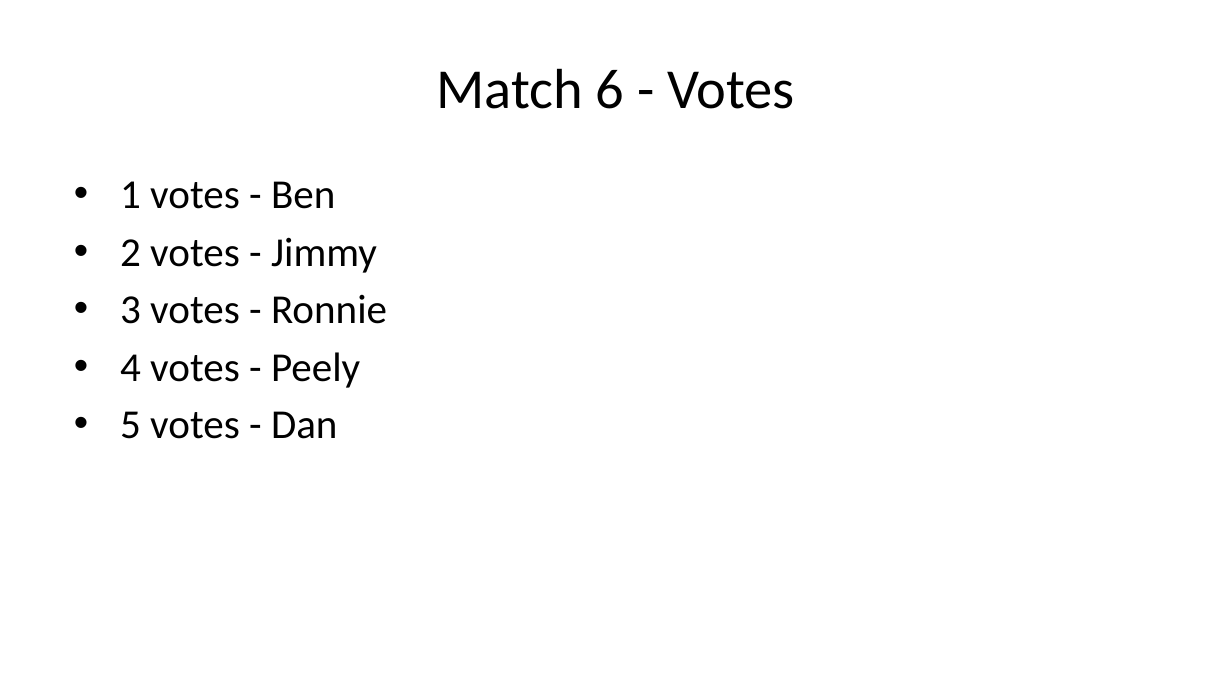
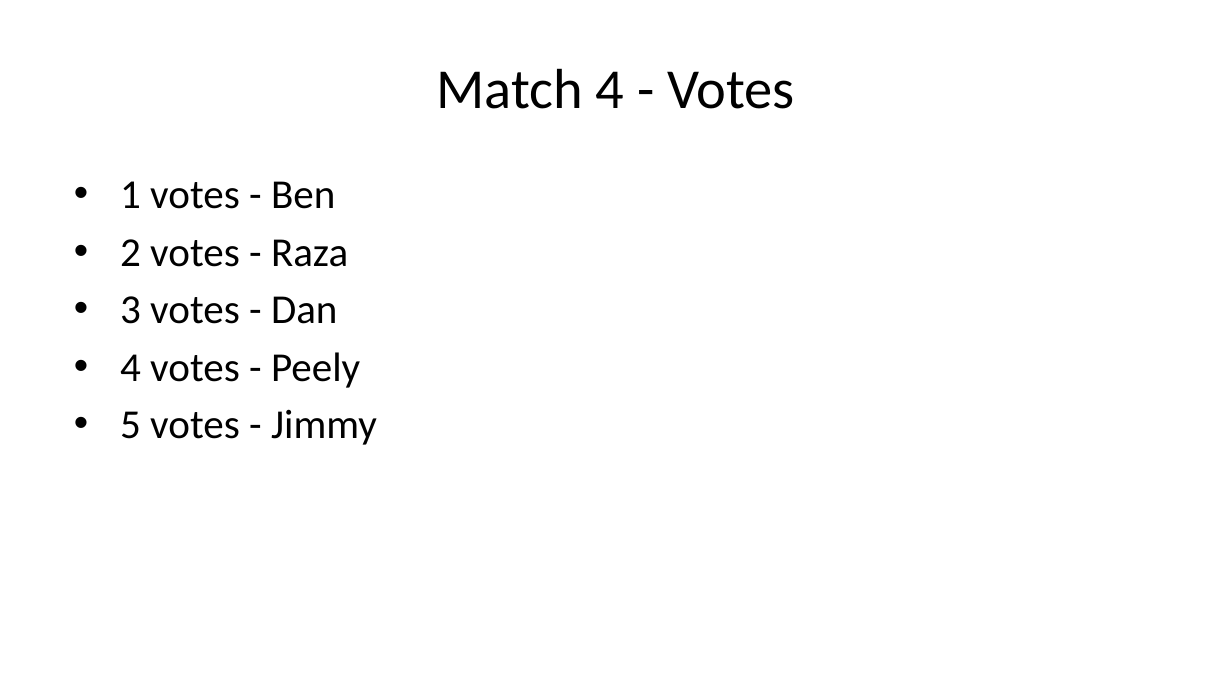
Before and after one commit to jimmyday12/nutty-cuckoo-super-kings, a slide deck: slide 17 of docs/presentations/s6-spring-2021/preso-s6-spring-2021.pptx (slide 23 before the commit). Drawn at 1232x693 pixels with LibreOffice and Linux fonts; fonts in the diff are those of the drawing. Boxes give left, top, right and bottom in pixels: in the first picture for what was removed or moved away, otherwise in the second. Text is boxed around its words. In the diff, an @@ line names an element or a change of style, - is before the commit and + after.

```diff
--- a/docs/presentations/s6-spring-2021/preso-s6-spring-2021.pptx
+++ b/docs/presentations/s6-spring-2021/preso-s6-spring-2021.pptx
@@ title at bbox=[437, 68, 795, 109]: text changed @@
-Match 6 - Votes
+Match 4 - Votes
@@ text at bbox=[120, 239, 348, 324]: text changed @@
-• 2 votes - Jimmy
-• 3 votes - Ronnie
+• 2 votes - Raza
+• 3 votes - Dan
@@ text at bbox=[120, 409, 377, 445]: text changed @@
-• 5 votes - Dan
+• 5 votes - Jimmy
```
Also in this commit, not shown: 14 other slides changed, 9 slides removed, 19 other files.
